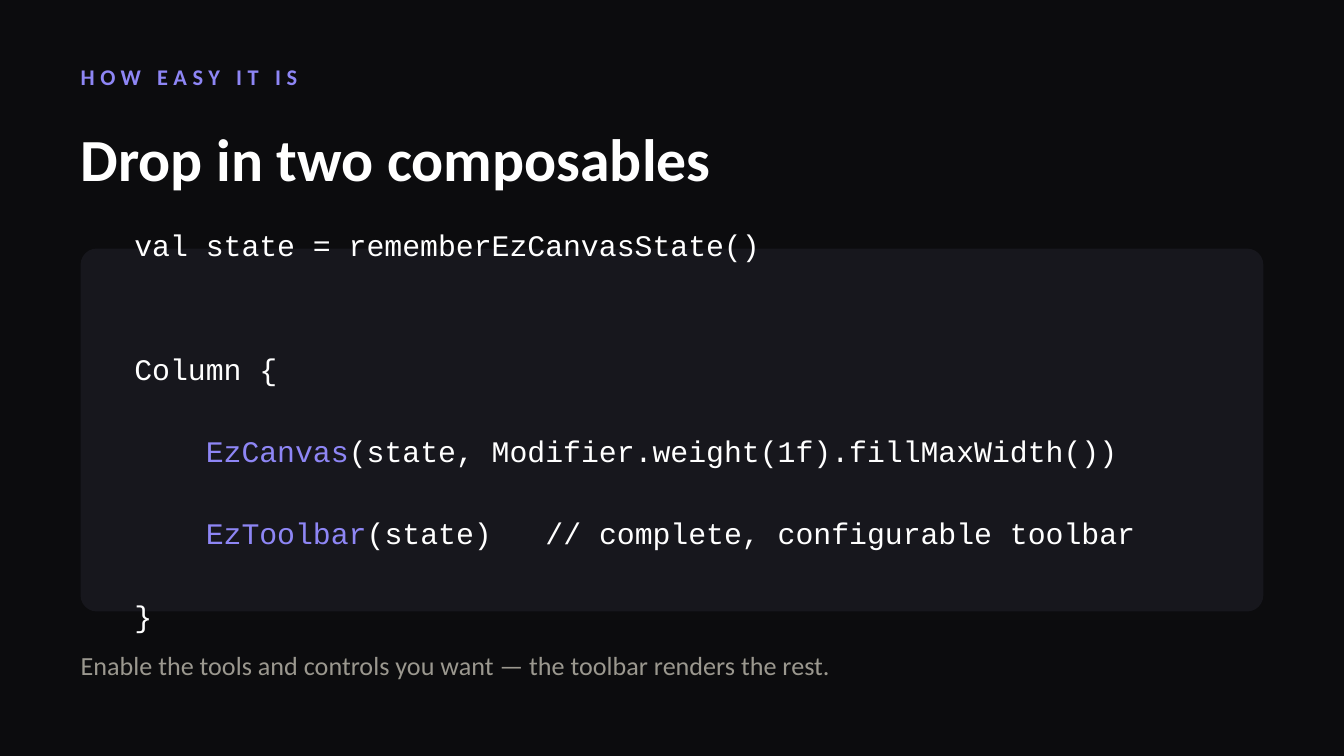
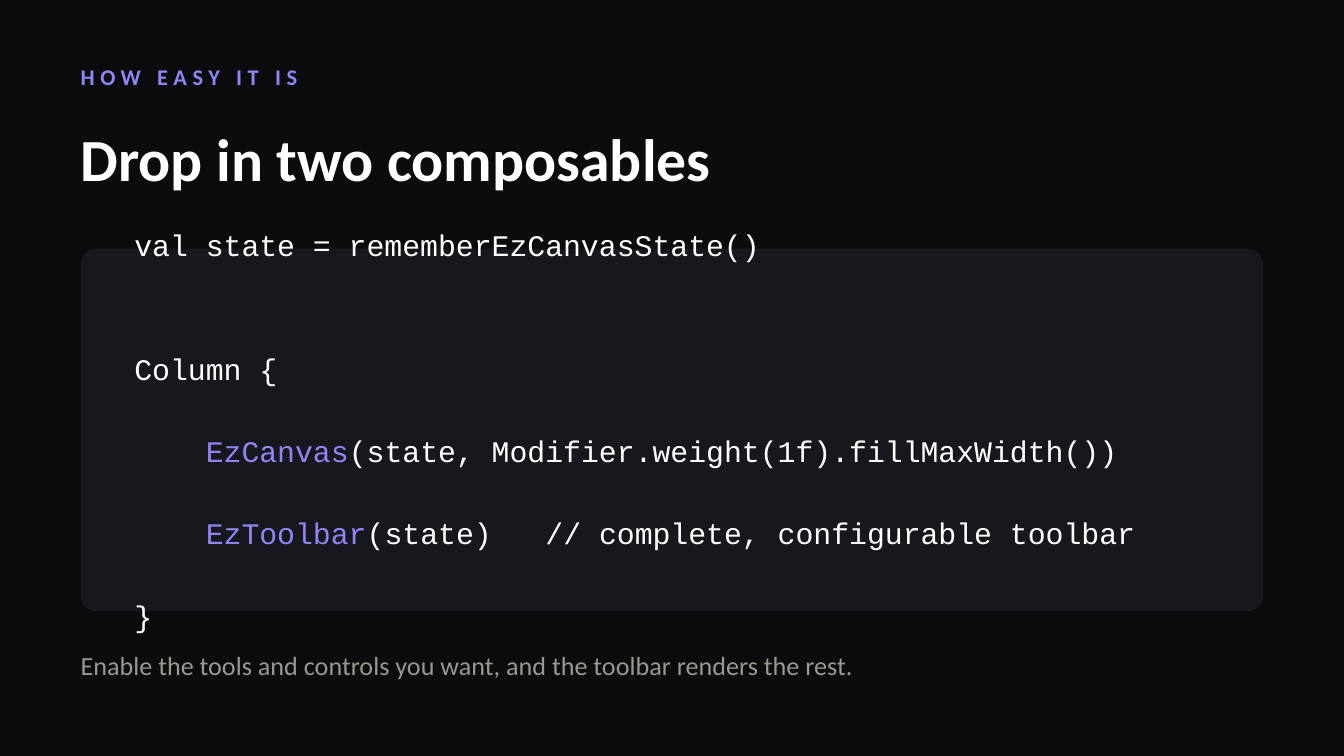
Before and after one commit to RotemBar18/EZCanvas, a slide deck: slide 6 of EZCanvas-Presentation.pptx. Drawn at 1344x756 pixels with LibreOffice and Linux fonts; fonts in the diff are those of the drawing. Boxes give left, top, right and bottom in pixels: in the first picture for what was removed or moved away, otherwise in the second. Text is boxed around its words. In the diff, an @@ line names an element or a change of style, - is before the commit and + after.

```diff
--- a/EZCanvas-Presentation.pptx
+++ b/EZCanvas-Presentation.pptx
@@ text at (81,657,852,679): text changed @@
-Enable the tools and controls you want — the toolbar renders the rest.
+Enable the tools and controls you want, and the toolbar renders the rest.
```
Also in this commit, not shown: 9 other slides changed.
